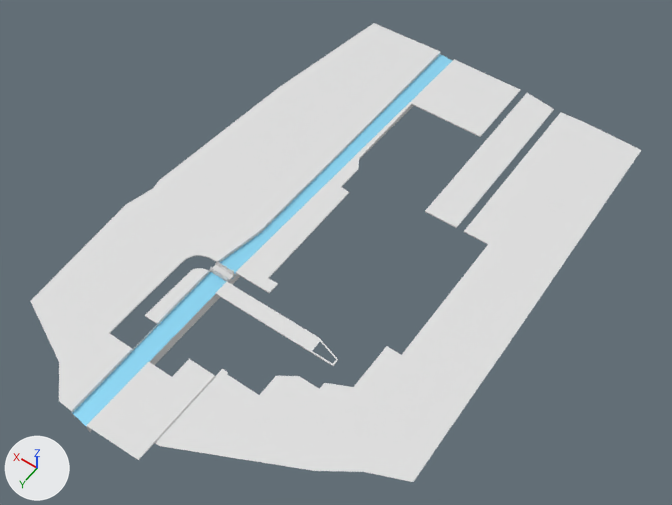
The FBX model Assets/FBX/bg_floor.fbx, before and after one commit.
Camera for both pictures: a 50 mm lens placed at (-216.0, 325.0, 511.0), pointed at (20.0, -5.0, -8.0). The axes (+X, +Y, +Z) are drawn at lower left. The lights are the same throughout. Where no turn or scale is listed for an object, it has been applied to the vertices.

The first picture shows 'bg_floor'.
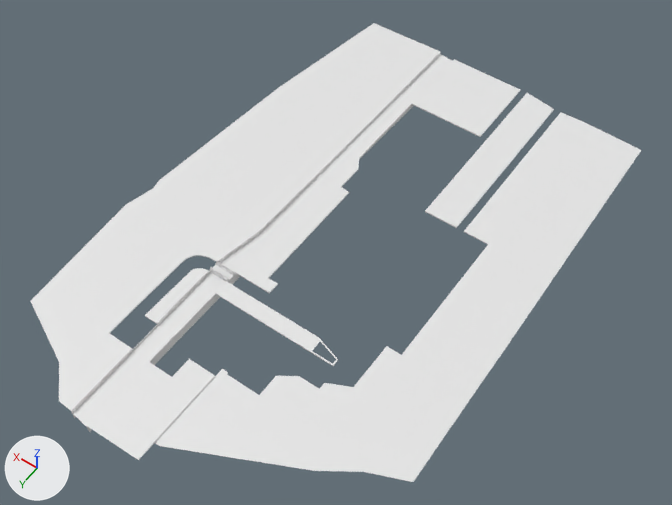
Boxes (x1, y1, x2, y2) around the edits, measured in the pictures (672 x 505 px):
```json
{"part": 1, "of": "me_plane_138", "change": "recoloured", "before": [72, 54, 452, 427], "after": [72, 54, 452, 427], "on screen": "cyan to white"}
```

Edits to the scene script, one JSON object a line:
```json
{"op": "add", "block": "mat_material_099", "code": ["mat_material_099 = principled_material('Material.099')", "mat_material_099.base_color = (0.8, 0.8, 0.8)  # white #e7e7e7"]}
{"op": "add", "block": "mat_material_100", "code": ["mat_material_100 = principled_material('Material.100')", "mat_material_100.base_color = (0.8, 0.8, 0.8)  # white #e7e7e7"]}
{"block": "me_plane_138", "where": "me_plane_138.from_pydata(...)  # 312 vertices, 254 faces; spans x -120.0..165.0, y -223.0..197.0, z -9.0..4.0"}
{"block": "me_plane_138", "where": "# used by ob_bg_floor; location = (0.0, 0.0, 0.0)"}
{"op": "remove", "block": "me_plane_138", "code": "me_plane_138.materials.append(mat_material)  # white #e7e7e7"}
{"block": "me_plane_138", "change": "me_plane_138 part 1: all 8 faces that had it switch from mat_water (cyan #92e0ff) to mat_material_100 (white #e7e7e7)"}
{"op": "add", "block": "me_plane_138", "code": "me_plane_138.materials.append(mat_material_099)  # white #e7e7e7"}
```
